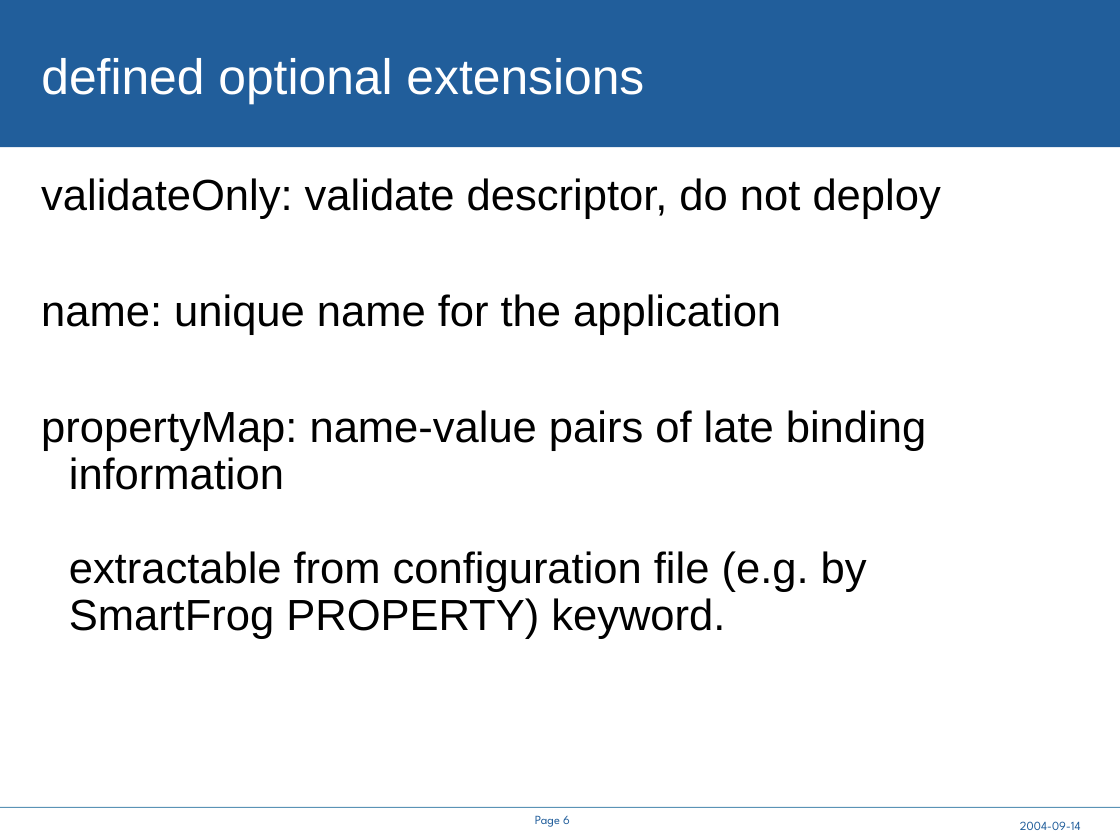
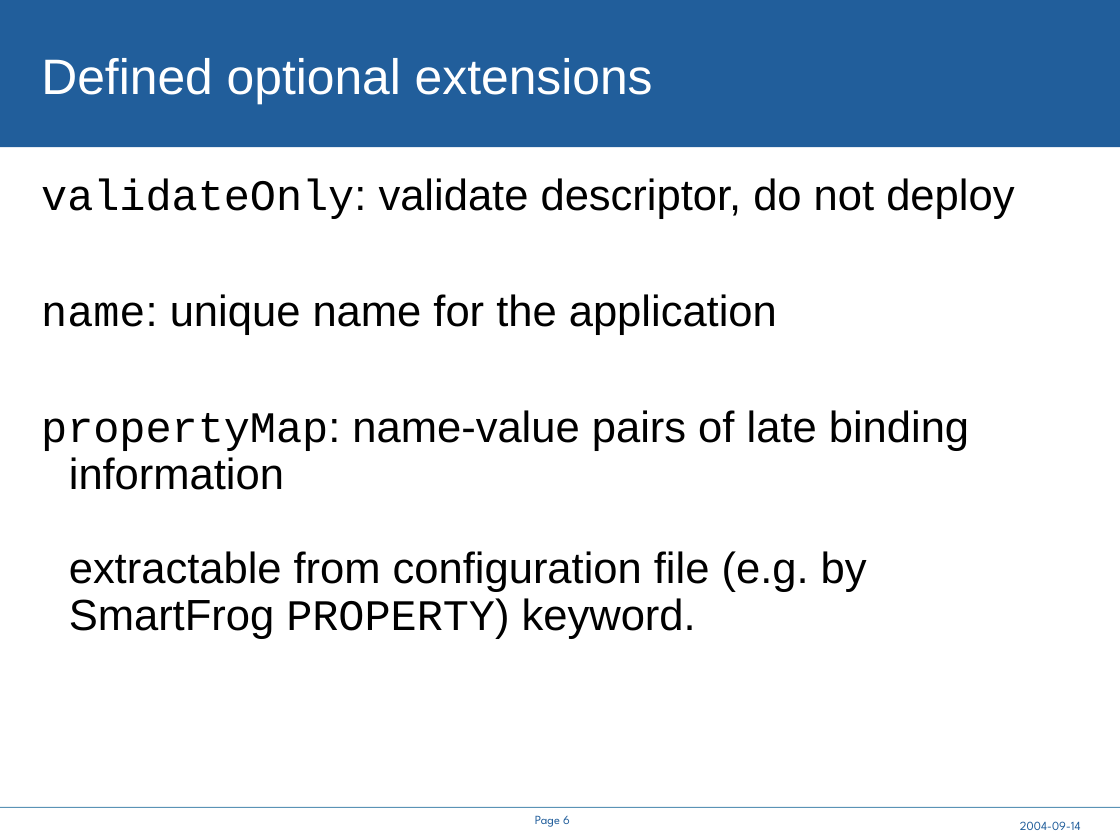
Before and after one commit to steveloughran/smartfrog, a slide deck: slide 6 of core/components/cddlm/doc/A Service API for deployment.ppt. Drawn at 1120x840 pixels with LibreOffice and Linux fonts; fonts in the diff are those of the drawing; background and template pictures are left out. Boxes give left, top, right and bottom in pixels: in the first picture for what was removed or moved away, otherwise in the second. Text is boxed around its words. In the diff, an @@ line names an element or a change of style, - is before the commit and + after.

```diff
--- a/core/components/cddlm/doc/A Service API for deployment.ppt
+++ b/core/components/cddlm/doc/A Service API for deployment.ppt
@@ title at [41, 58, 653, 104]: text changed @@
-defined optional extensions
+Defined optional extensions
@@ text "validateOnly: validate descriptor, do not ..." at [41, 178, 1014, 639]: font Arial to Courier New in "validateOnly:", "name:", "propertyMap: PROPERTY)" @@
```
Also in this commit, not shown: 11 other slides changed, 1 slide added, 1 slide removed, 7 other files.
